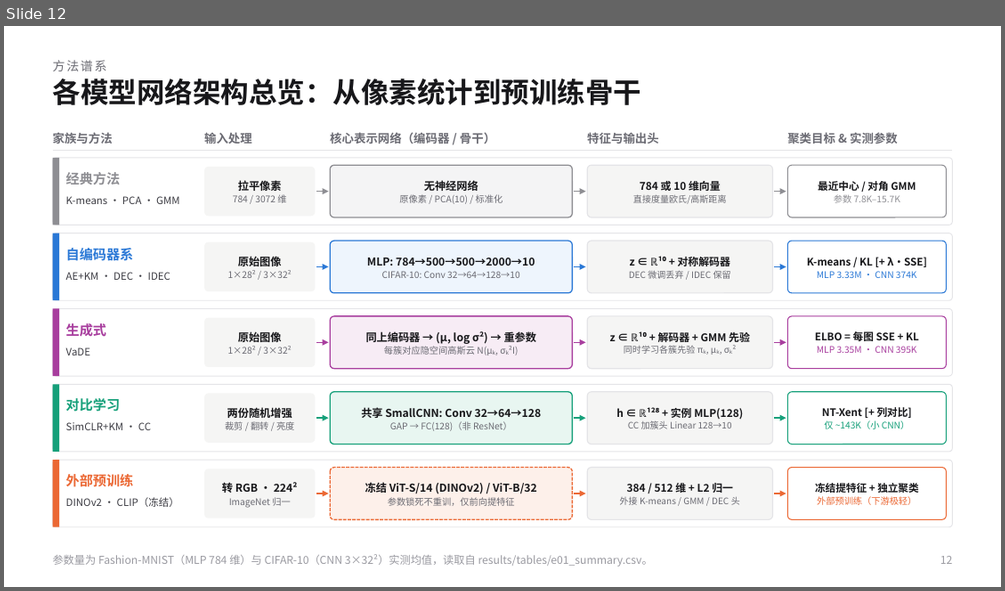
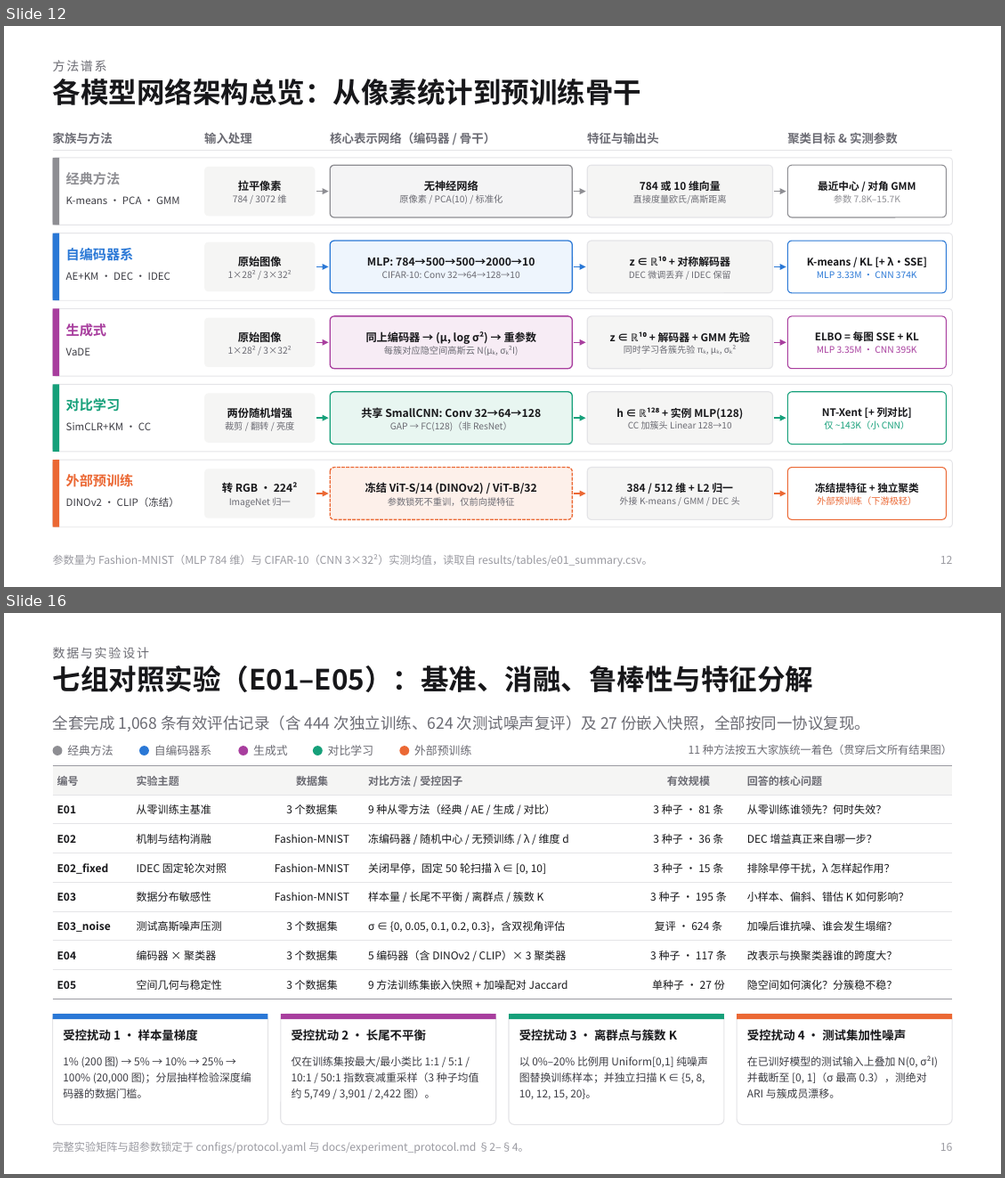
Before and after one commit to KQYaili/DeepClustering-Survey, a slide deck: presentation/deep-clustering-evolution-selection-guide.pptx. Shown one above the other, each under a label of ours: slide 12 before the commit, slides 12 and 16 after it; the slides between them are not shown. The pictures are 1005x591 and 1005x1178 pixels, drawn with LibreOffice and Linux fonts; fonts in the diff are those of the drawing. Boxes give left, top, right and bottom in pixels: in the first picture for what was removed or moved away, otherwise in the second. Text is boxed around its words. In the diff, an @@ line names an element or a change of style, - is before the commit and + after.

```diff
--- a/presentation/deep-clustering-evolution-selection-guide.pptx
+++ b/presentation/deep-clustering-evolution-selection-guide.pptx
@@ slide 16 added at (4, 613, 1001, 1174), background #FFFFFF @@
@@ text added at (53, 647, 149, 658), 12 pt, text #6B6B73 @@
+数据与实验设计
@@ text added at (53, 666, 814, 692), 27 pt, text #17171A, bold @@
+七组对照实验（E01–E05）：基准、消融、鲁棒性与特征分解
@@ text added at (53, 715, 870, 731), 15 pt, text #6B6B73 @@
+全套完成 1,068 条有效评估记录（含 444 次独立训练、624 次测试噪声复评）及 27 份嵌入快照，全部按同一协议复现。
@@ ellipse added at (53, 746, 63, 755), fill #8E8E93 @@
@@ text added at (67, 745, 113, 755), 11 pt, text #6B6B73 @@
+经典方法
@@ ellipse added at (139, 746, 149, 755), fill #2A78D6 @@
@@ text added at (154, 745, 211, 755), 11 pt, text #6B6B73 @@
+自编码器系
@@ ellipse added at (238, 746, 248, 755), fill #A83E9E @@
@@ text added at (253, 745, 288, 755), 11 pt, text #6B6B73 @@
+生成式
@@ ellipse added at (313, 746, 323, 755), fill #16A07A @@
@@ text added at (328, 745, 373, 755), 11 pt, text #6B6B73 @@
+对比学习
@@ ellipse added at (399, 746, 409, 755), fill #EB6834 @@
@@ text added at (414, 745, 471, 755), 11 pt, text #6B6B73 @@
+外部预训练
@@ text added at (688, 744, 952, 755), 10.5 pt, text #6B6B73 @@
+11 种方法按五大家族统一着色（贯穿后文所有结果图）
@@ table added at (53, 765, 952, 999), 8 rows, 6 columns @@
+编号 | 实验主题 | 数据集 | 对比方法 / 受控因子 | 有效规模 | 回答的核心问题
+E01 | 从零训练主基准 | 3 个数据集 | 9 种从零方法（经典 / AE / 生成 / 对比） | 3 种子 · 81 条 | 从零训练谁领先？何时失效？
+E02 | 机制与结构消融 | Fashion-MNIST | 冻编码器 / 随机中心 / 无预训练 / λ / 维度 d | 3 种子 · 36 条 | DEC 增益真正来自哪一步？
+E02_fixed | IDEC 固定轮次对照 | Fashion-MNIST | 关闭早停，固定 50 轮扫描 λ ∈ [0, 10] | 3 种子 · 15 条 | 排除早停干扰，λ 怎样起作用？
+E03 | 数据分布敏感性 | Fashion-MNIST | 样本量 / 长尾不平衡 / 离群点 / 簇数 K | 3 种子 · 195 条 | 小样本、偏斜、错估 K 如何影响？
+E03_noise | 测试高斯噪声压测 | 3 个数据集 | σ ∈ {0, 0.05, 0.1, 0.2, 0.3}，含双视角评估 | 复评 · 624 条 | 加噪后谁抗噪、谁会发生塌缩？
+E04 | 编码器 × 聚类器 | 3 个数据集 | 5 编码器（含 DINOv2 / CLIP）× 3 聚类器 | 3 种子 · 117 条 | 改表示与换聚类器谁的跨度大？
+E05 | 空间几何与稳定性 | 3 个数据集 | 9 方法训练集嵌入快照 + 加噪配对 Jaccard | 单种子 · 27 份 | 隐空间如何演化？分簇稳不稳？
@@ rounded rectangle added at (53, 1013, 268, 1125), fill #FFFFFF, outline #E4E4E7 0.9 pt @@
@@ rectangle added at (53, 1013, 268, 1019), fill #2A78D6 @@
@@ text added at (63, 1029, 198, 1040), 11.5 pt, text #17171A, bold @@
+受控扰动 1 · 样本量梯度
@@ rounded rectangle added at (281, 1013, 496, 1125), fill #FFFFFF, outline #E4E4E7 0.9 pt @@
@@ rectangle added at (281, 1013, 496, 1019), fill #A83E9E @@
@@ text added at (291, 1029, 426, 1040), 11.5 pt, text #17171A, bold @@
+受控扰动 2 · 长尾不平衡
@@ rounded rectangle added at (509, 1013, 724, 1125), fill #FFFFFF, outline #E4E4E7 0.9 pt @@
@@ rectangle added at (509, 1013, 724, 1019), fill #16A07A @@
@@ text added at (519, 1029, 677, 1040), 11.5 pt, text #17171A, bold @@
+受控扰动 3 · 离群点与簇数 K
@@ rounded rectangle added at (736, 1013, 952, 1125), fill #FFFFFF, outline #E4E4E7 0.9 pt @@
@@ rectangle added at (736, 1013, 952, 1019), fill #EB6834 @@
@@ text added at (747, 1029, 906, 1040), 11.5 pt, text #17171A, bold @@
+受控扰动 4 · 测试集加性噪声
@@ text added at (63, 1056, 251, 1098), 10.2 pt, text #3C3C43 @@
+1% (200 图) → 5% → 10% → 25% → 100% (20,000 图)；分层抽样检验深度编码器的数据门槛。
@@ text added at (291, 1056, 479, 1099), 10.2 pt, text #3C3C43 @@
+仅在训练集按最大/最小类比 1:1 / 5:1 / 10:1 / 50:1 指数衰减重采样（3 种子均值约 5,749 / 3,901 / 2,422 图）。
@@ text added at (519, 1056, 708, 1099), 10.2 pt, text #3C3C43 @@
+以 0%–20% 比例用 Uniform[0,1] 纯噪声图替换训练样本；并独立扫描 K ∈ {5, 8, 10, 12, 15, 20}。
@@ text added at (747, 1055, 938, 1098), 10.2 pt, text #3C3C43 @@
+在已训好模型的测试输入上叠加 N(0, σ²I) 并截断至 [0, 1]（σ 最高 0.3），测绝对 ARI 与簇成员漂移。
@@ text added at (53, 1142, 529, 1153), 10.5 pt, text #9A9AA1 @@
+完整实验矩阵与超参数锁定于 configs/protocol.yaml 与 docs/experiment_protocol.md §2–§4。
@@ text added at (940, 1143, 953, 1151), 10.5 pt, text #9A9AA1 @@
+16
```
Also in this commit, not shown: 12 slides changed, 4 other slides added, 1 slide removed, 33 other files.
